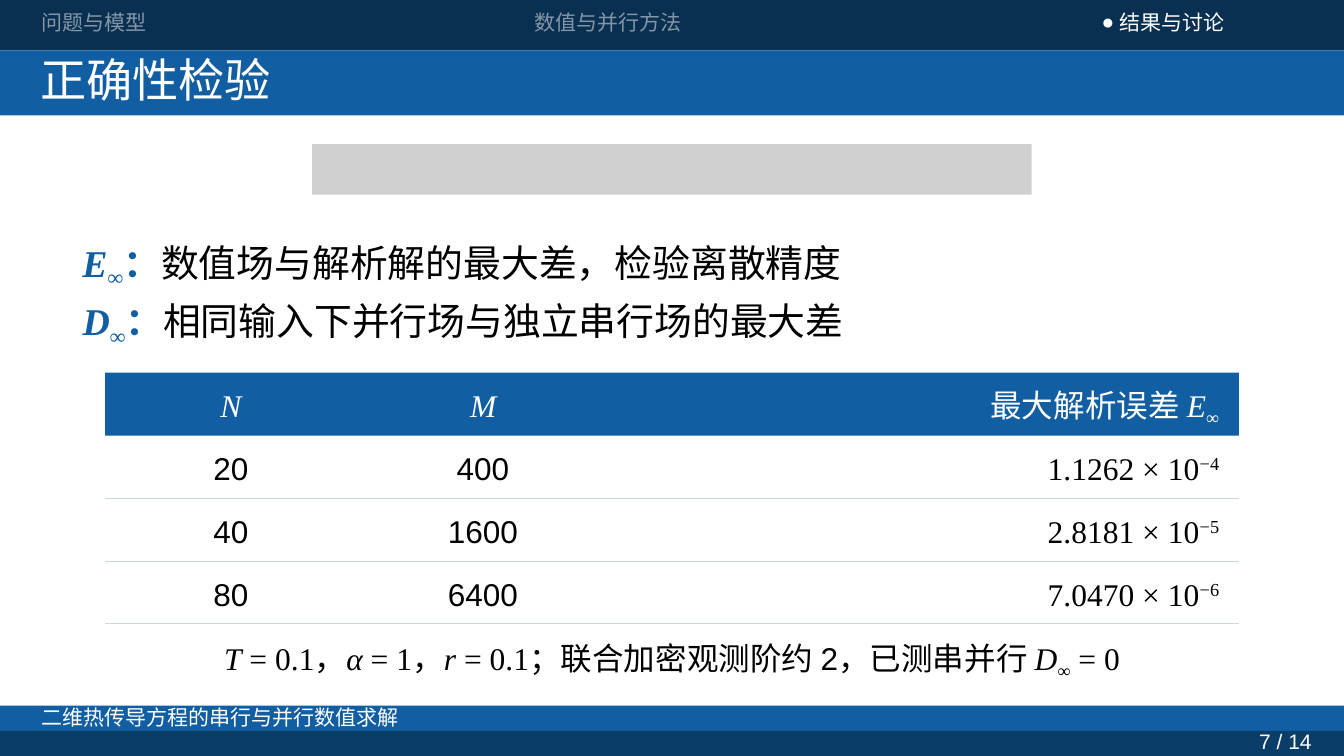
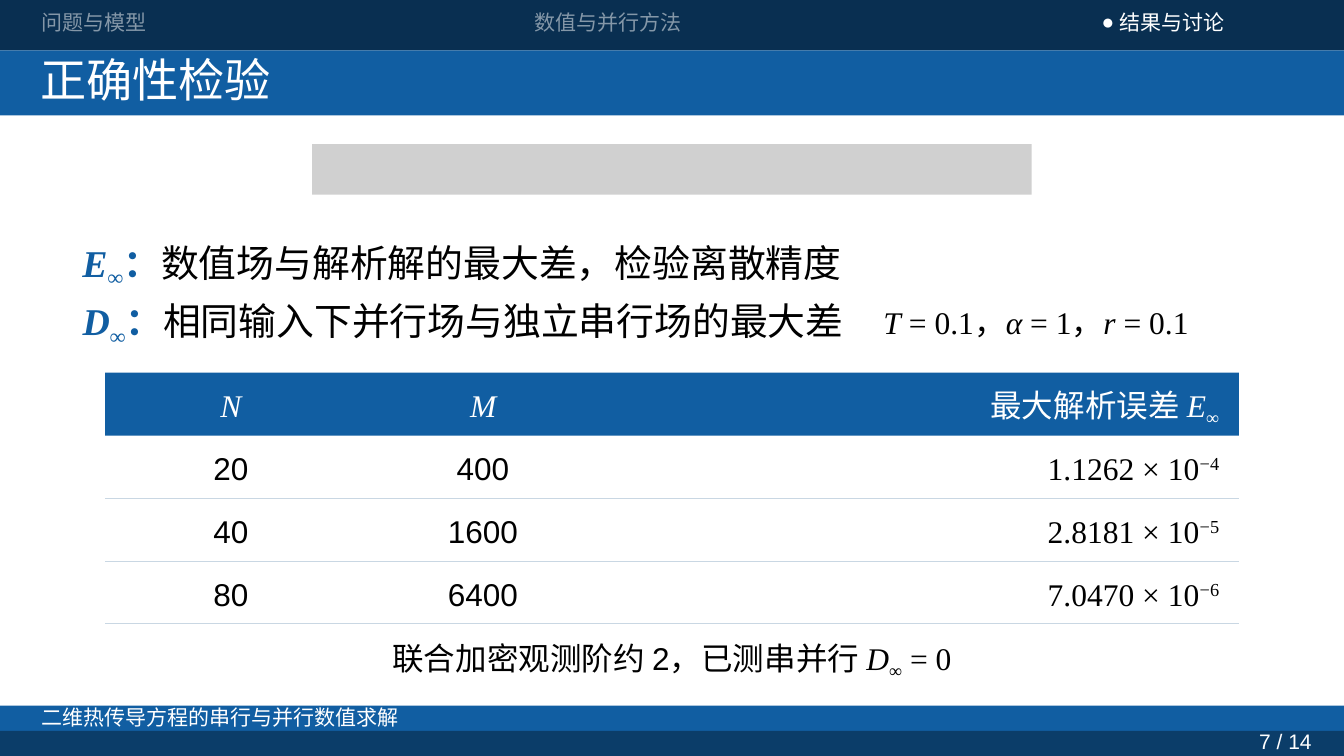
Before and after one commit to JunQianNuo/parallel-heat-solver, a slide deck: slide 7 of report/presentation/current/presentation-v5-wps.pptx. Drawn at 1344x756 pixels with LibreOffice and Linux fonts; fonts in the diff are those of the drawing; grey boxes stand for pictures. Boxes give left, top, right and bottom in pixels: in the first picture for what was removed or moved away, otherwise in the second. Text is boxed around its words. In the diff, an @@ line names an element or a change of style, - is before the commit and + after.

```diff
--- a/report/presentation/current/presentation-v5-wps.pptx
+++ b/report/presentation/current/presentation-v5-wps.pptx
@@ text added at [883,313,1188,337], 22.5 pt, text #000000 @@
+T = 0.1，α = 1，r = 0.1
@@ text at [392,643,952,673]: text changed @@
-T = 0.1，α = 1，r = 0.1；联合加密观测阶约 2，已测串并行 D∞ = 0
+联合加密观测阶约 2，已测串并行 D∞ = 0
```
Also in this commit, not shown: 8 other slides changed, 1 slide added, 23 other files.
